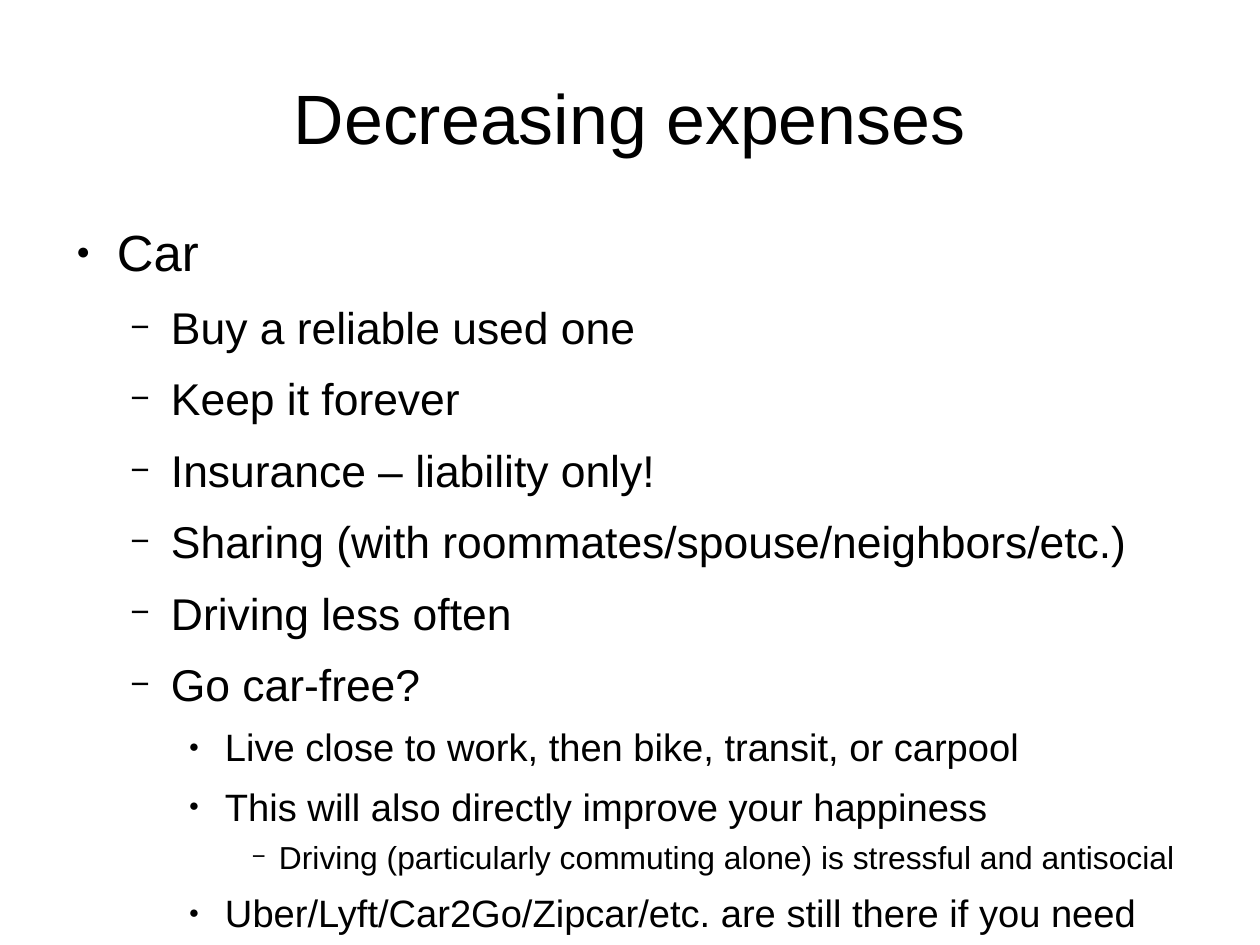
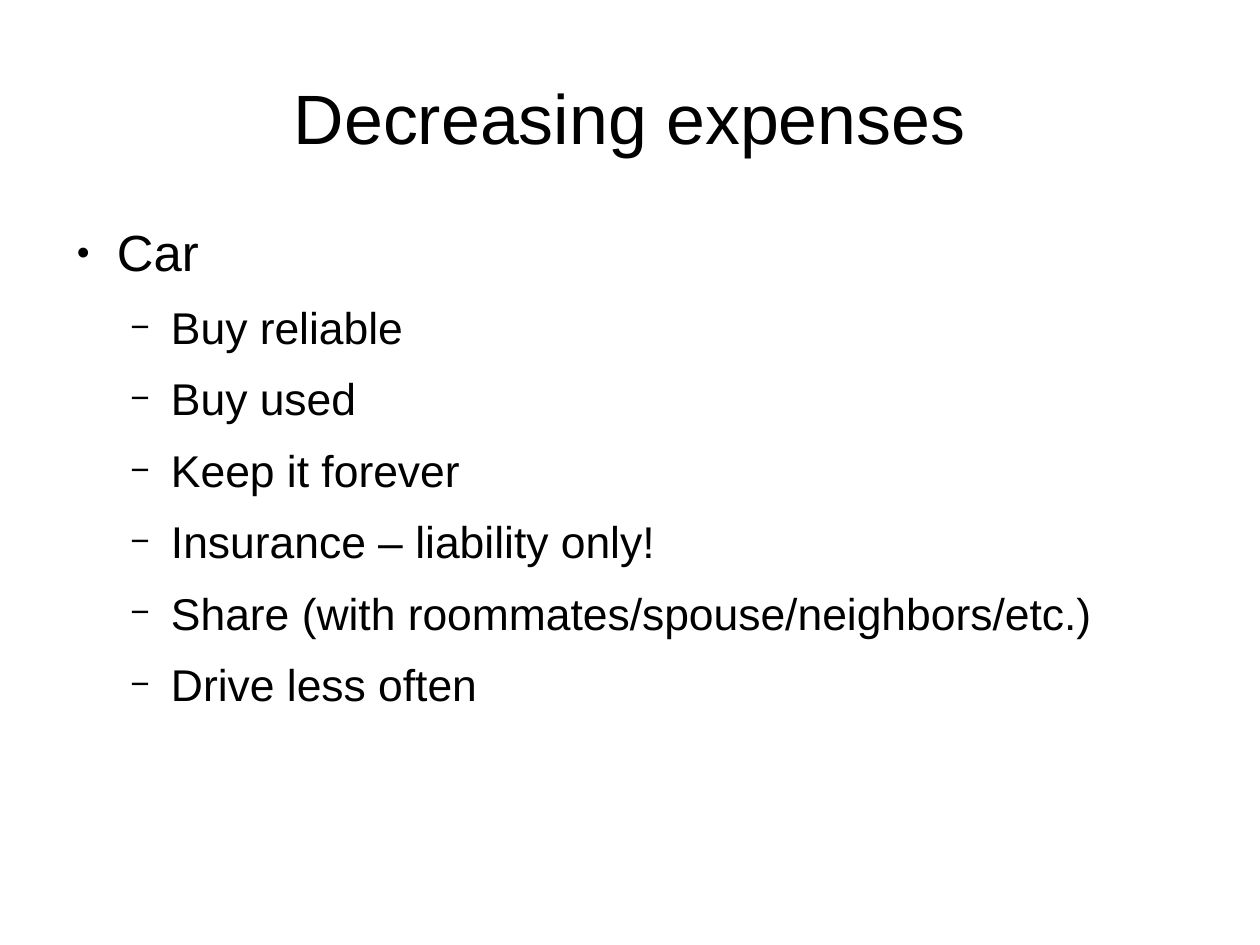
Before and after one commit to rettigs/presentations, a slide deck: slide 43 of finance_talk.odp (slide 45 before the commit). Drawn at 1260x945 pixels with LibreOffice and Linux fonts; fonts in the diff are those of the drawing. Boxes give left, top, right and bottom in pixels: in the first picture for what was removed or moved away, otherwise in the second. Text is boxed around its words. In the diff, an @@ line names an element or a change of style, - is before the commit and + after.

```diff
--- a/finance_talk.odp
+++ b/finance_talk.odp
@@ text at (x1=171, y1=311, x2=403, y2=425): text changed @@
-  − Buy a reliable used one
+  − Buy reliable
+  − Buy used
@@ text at (x1=171, y1=597, x2=1091, y2=702): text changed; size 24 to 28 pt @@
-  − Sharing (with roommates/spouse/neighbors/etc.)
-  − Driving less often
-  − Go car-free?
-    ● Live close to work, then bike, transit, or carpool
-    ● This will also directly improve your happiness
-      − Driving (particularly commuting alone) is stressful and antisocial
-    ● Uber/Lyft/Car2Go/Zipcar/etc. are still there if you need
+  − Share (with roommates/spouse/neighbors/etc.)
+  − Drive less often
```
Also in this commit, not shown: 50 other slides changed, 8 slides added, 9 slides removed.
